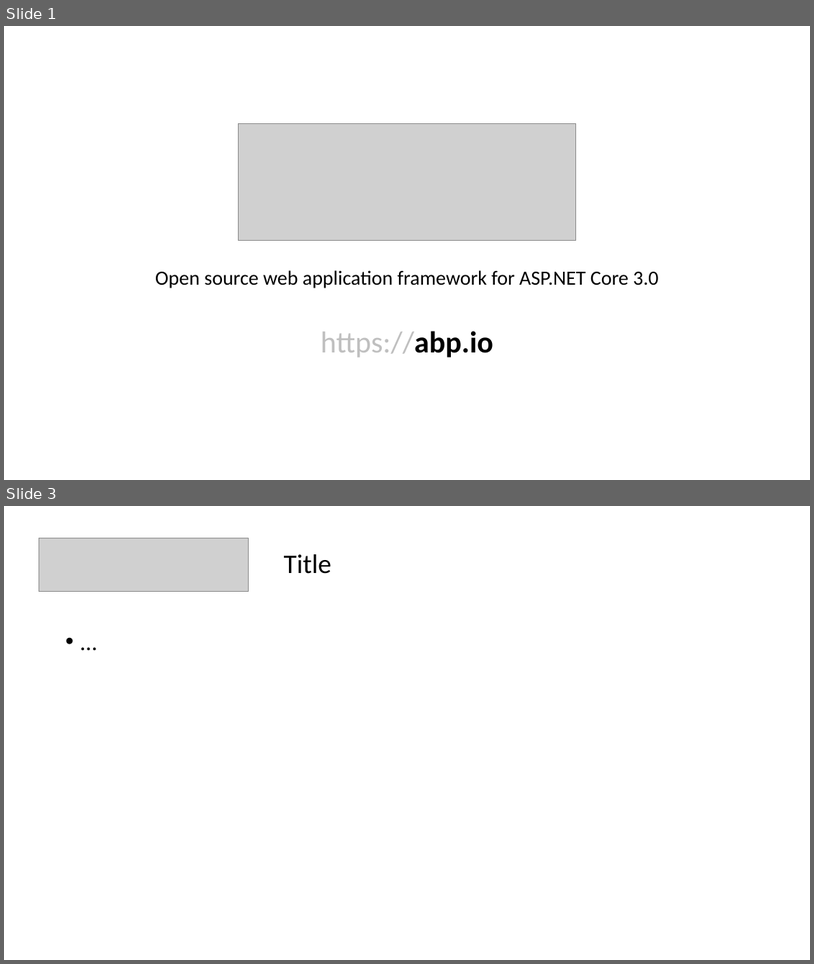
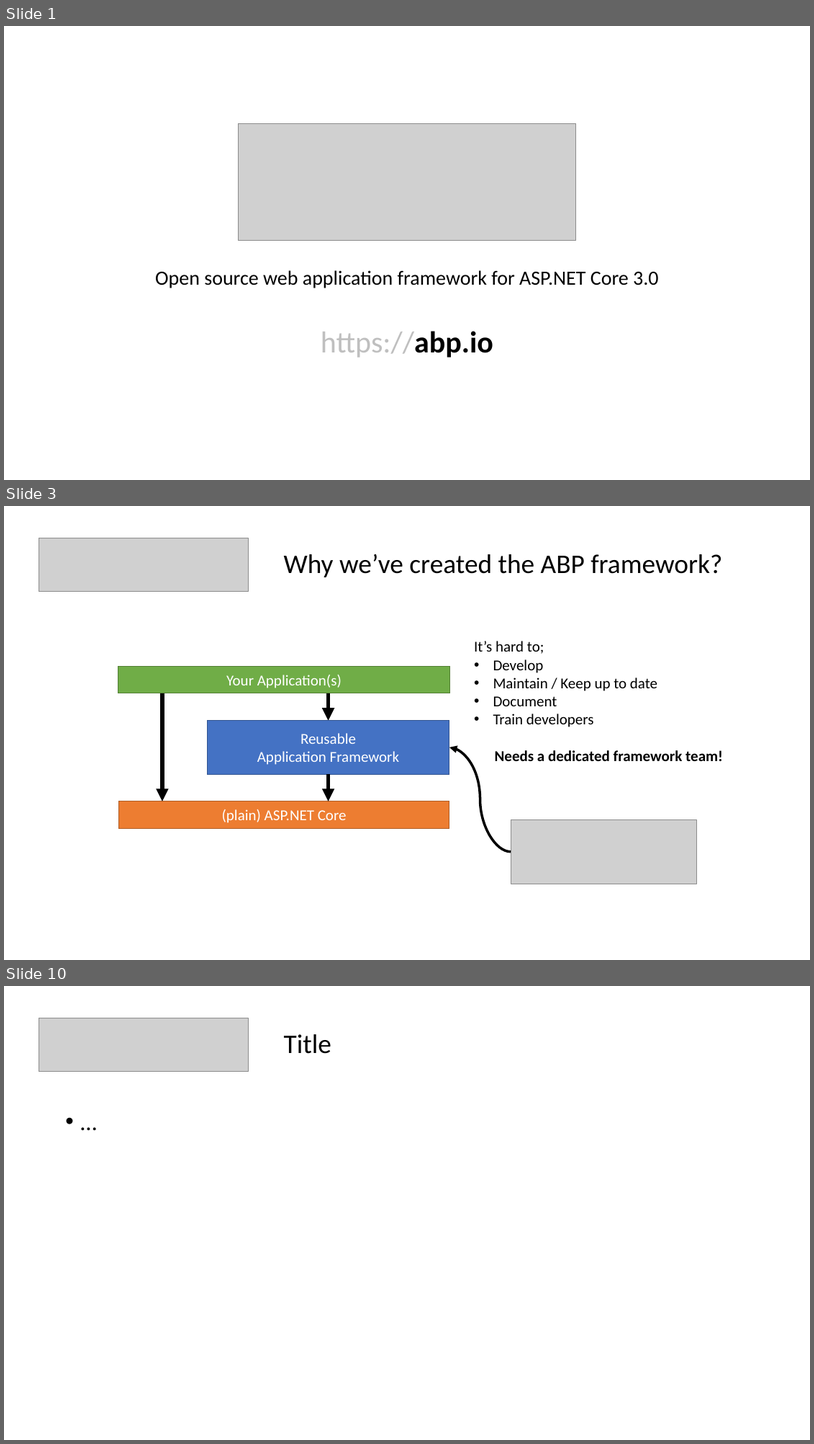
Before and after one commit to hikalkan/presentations, a slide deck: 2019-09-XX ABP Framework/Presentation_ABP.pptx. Shown one above the other, each under a label of ours: slides 1 and 3 before the commit, slides 1, 3 and 10 after it; the slides between them are not shown. The pictures are 814x964 and 814x1444 pixels, drawn with LibreOffice and Linux fonts; fonts in the diff are those of the drawing; grey boxes stand for pictures. Boxes give left, top, right and bottom in pixels: in the first picture for what was removed or moved away, otherwise in the second. Text is boxed around its words. In the diff, an @@ line names an element or a change of style, - is before the commit and + after.

```diff
--- a/2019-09-XX ABP Framework/Presentation_ABP.pptx
+++ b/2019-09-XX ABP Framework/Presentation_ABP.pptx
@@ slide 3 added at (4,506,810,960), background #FFFFFF @@
@@ picture added at (39,538,248,592) @@
@@ title added at (284,554,723,577), 32 pt, text #000000 @@
+Why we’ve created the ABP framework?
@@ text added at (474,641,723,761), 18 pt, text #000000 @@
+It’s hard to;
+• Develop
+• Maintain / Keep up to date
+• Document
+• Train developers
+Needs a dedicated framework team!
@@ rectangle added at (118,667,450,693), fill #70AD47, outline #538035 1 pt, 18 pt, text #FFFFFF @@
+Your Application(s)
@@ arrow added from (162, 693) to (162, 801), #000000 5 pt @@
@@ arrow added from (328, 693) to (328, 720), #000000 5 pt @@
@@ rectangle added at (207,720,450,774), fill #4472C4, outline #325491 1 pt, 18 pt, text #FFFFFF @@
+Reusable
+Application Framework
@@ curved arrow added from (511, 852) to (450, 747), #000000 3 pt @@
@@ arrow added from (328, 774) to (328, 801), #000000 5 pt @@
@@ rectangle added at (119,801,450,829), fill #ED7D31, outline #AF5C24 1 pt, 18 pt, text #FFFFFF @@
+(plain) ASP.NET Core
@@ picture added at (511,819,697,883) @@
@@ what was slide 3 is now slide 10 @@
```
Also in this commit, not shown: 8 other slides added, 1 slide removed.
